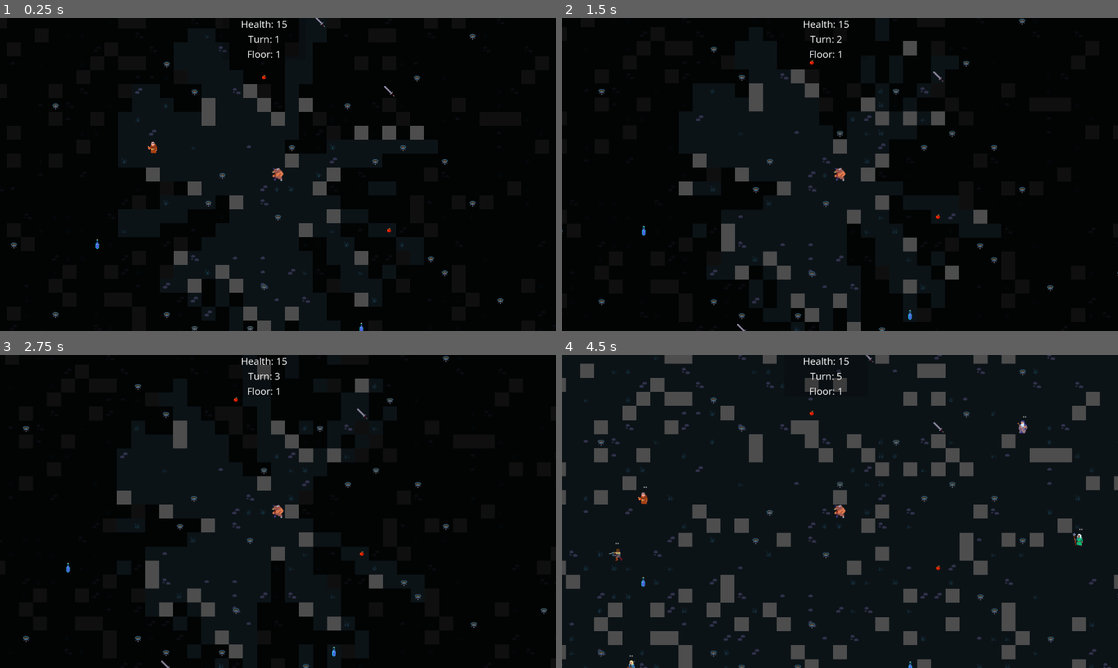
Above: before the commit, frames 1-4 (two rows, left to right).
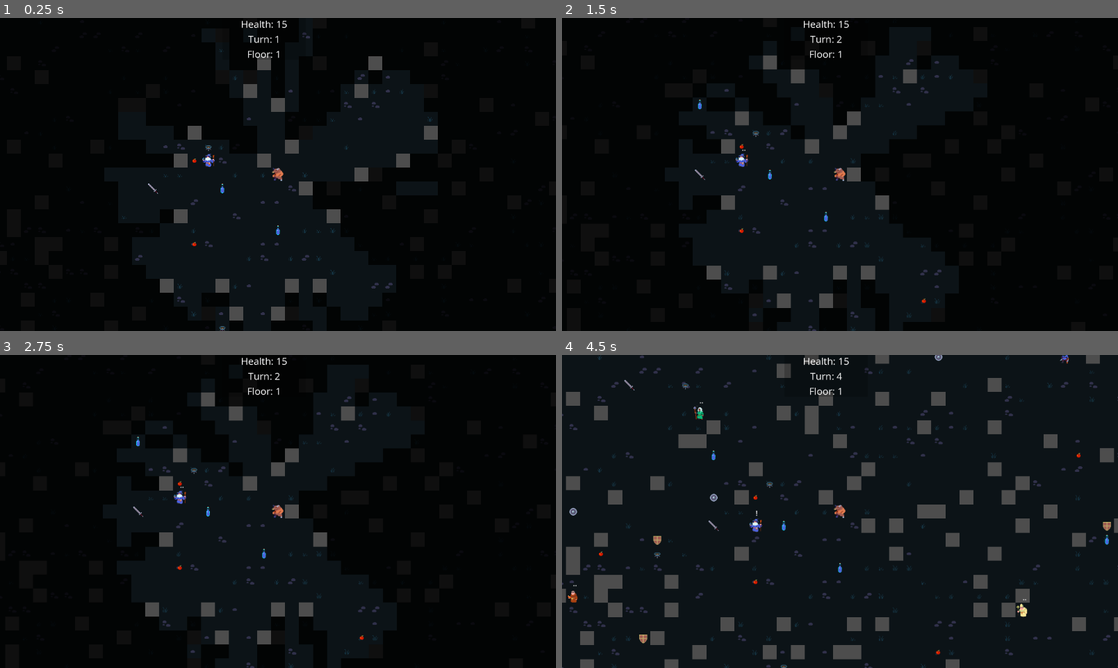
Above: after the commit, the same moments.

Repository: langel/ipsylial
Game: Godot game, scene res://scenes/game.tscn
Same seed, same stepped clock (60 frames per second), same inputs: the game is played once before the commit and once after it. This scene is started directly instead of the project's main scene.
Inputs (mouse positions are in pixels of both pictures, inside the frame that each line leads up to):
- Up to frame 1 (0.25 s): no input
- Up to frame 2 (1.5 s): tap Enter at 0.5 s; move the mouse to (962, 158) at 0.52 s; hold D (move_right) 0.53-1.28 s; tap Space (space) at 0.6, 1.25 s; move the mouse to (728, 190) at 1.27 s; hold S (move_down) from 1.28 s (still down); tap Mouse wheel up (zoom_in) at 1.35 s
- Up to frame 3 (2.75 s): tap Enter at 2 s; move the mouse to (333, 442) at 2.02 s; release S (move_down) at 2.03 s; hold D (move_right) from 2.03 s (still down); tap Mouse wheel down (zoom_out) at 2.1 s
- Up to frame 4 (4.5 s): tap Space (space) at 2.75, 2.85 s; move the mouse to (812, 574) at 2.77 s; release D (move_right) at 2.78 s; hold W (move_up) 2.78-3.53 s; tap Enter at 3.5 s; move the mouse to (1006, 558) at 3.52 s; hold A (move_left) from 3.53 s (still down); tap Mouse wheel up (zoom_in) at 3.6 s; tap Escape (escape) at 4.15 s; move the mouse to (673, 464) at 4.27 s; tap Mouse wheel down (zoom_out) at 4.35 s

The runs differ from the first frame. In frame 1, 5.9% of the frame differs, in the area x 1-91%, y 0-100%; in frame 2, 6.1%; in frame 3, 5.1%; in frame 4, 19%, in the area x 0-100%, y 0-100%.

Commit message:
items moar

Diff:
--- a/assets/tile_sets/animated_items.tres
+++ b/assets/tile_sets/animated_items.tres
@@ -51,6 +51,18 @@
 [sub_resource type="AtlasTexture" id="AtlasTexture_mwj2j"]
 atlas = ExtResource("1_upmj6")
 region = Rect2(96, 800, 32, 32)
+
+[sub_resource type="AtlasTexture" id="AtlasTexture_tskqd"]
+atlas = ExtResource("1_upmj6")
+region = Rect2(0, 352, 32, 32)
+
+[sub_resource type="AtlasTexture" id="AtlasTexture_o3shx"]
+atlas = ExtResource("1_upmj6")
+region = Rect2(64, 352, 32, 32)
+
+[sub_resource type="AtlasTexture" id="AtlasTexture_2qg4y"]
+atlas = ExtResource("1_upmj6")
+region = Rect2(192, 352, 32, 32)
 
 [sub_resource type="AtlasTexture" id="AtlasTexture_rwgab"]
 atlas = ExtResource("1_upmj6")
@@ -131,6 +143,30 @@
 }, {
 "frames": [{
 "duration": 1.0,
+"texture": SubResource("AtlasTexture_tskqd")
+}],
+"loop": true,
+"name": &"shield_1",
+"speed": 5.0
+}, {
+"frames": [{
+"duration": 1.0,
+"texture": SubResource("AtlasTexture_o3shx")
+}],
+"loop": true,
+"name": &"shield_2",
+"speed": 5.0
+}, {
+"frames": [{
+"duration": 1.0,
+"texture": SubResource("AtlasTexture_2qg4y")
+}],
+"loop": true,
+"name": &"shield_3",
+"speed": 5.0
+}, {
+"frames": [{
+"duration": 1.0,
 "texture": SubResource("AtlasTexture_rwgab")
 }],
 "loop": true,
--- a/scenes/game.gd
+++ b/scenes/game.gd
@@ -26,10 +26,18 @@
 	# Bind update_zoom event from Camera2D
 	$Camera2D.connect("update_zoom", Callable(self, "_on_update_zoom"))
 	GameState.connect("player_damaged", Callable(self, "_on_player_damaged"))
+	GameState.connect("new_item", Callable(self, "_on_new_item"))
 
 	$Camera2D._on_player_moved(GameState.player_position)
 
 	update_los()
+
+func _on_new_item(item: Item):
+	var item_instance = ITEM_SCENE.instantiate()
+	item_instance.position = item.grid_position * GameState.TILE_SIZE
+	set_item_animation(item_instance, item.type)  # Assign animation
+	entity_layer.add_child(item_instance)
+	item.scene = item_instance
 
 func _on_player_damaged(damage: int):
 	spawn_floating_text("-"+str(damage),Color.CRIMSON,player.position)
@@ -87,6 +95,10 @@
 			return item
 	return null
 
+func heal_player(heal_amount):
+	GameState.hp += heal_amount
+	GameState.hp = GameState.max_hp if GameState.hp > GameState.max_hp else GameState.hp
+
 func handle_item_trigger(item: Item):
 	"""Handles player interaction with an item."""
 
@@ -98,7 +110,7 @@
 	elif item.type == Item.ItemType.APPLE:
 		# Heal player and remove the item
 		var heal_amount = GameState.rng_next_int() % 6 + 3  # Random number between 3-8
-		GameState.hp += heal_amount
+		heal_player(heal_amount)
 
 		# Remove the apple from the game
 		remove_item_from_game(item)
@@ -119,6 +131,31 @@
 		# Remove sword from game
 		remove_item_from_game(item)
 		spawn_floating_text("+1 DMG", Color(0, 0.5, 1), item.scene.position)  # Blue floating text
+
+	elif item.type == Item.ItemType.SHIELD_1:
+		# Increase player damage
+		GameState.max_hp += 2
+		GameState.hp += 2
+
+		# Remove sword from game
+		remove_item_from_game(item)
+		spawn_floating_text("+2 MAX HP", Color(0, 0.5, 1), item.scene.position)  # Blue floating text
+	elif item.type == Item.ItemType.SHIELD_2:
+		# Increase player damage
+		GameState.max_hp += 5
+		GameState.hp += 5
+
+		# Remove sword from game
+		remove_item_from_game(item)
+		spawn_floating_text("+5 MAX HP", Color(0, 0.5, 1), item.scene.position)  # Blue floating text
+	elif item.type == Item.ItemType.SHIELD_3:
+		# Increase player damage
+		GameState.max_hp += 10
+		GameState.hp += 10
+
+		# Remove sword from game
+		remove_item_from_game(item)
+		spawn_floating_text("+10 MAX HP", Color(0, 0.5, 1), item.scene.position)  # Blue floating text
 
 func spawn_floating_text(text: String, color: Color, position: Vector2):
 	"""Spawns floating text above the given position, animates it upwards, and fades it out."""
@@ -133,9 +170,6 @@
 	label.position = position - Vector2(0, 16)  # Offset upwards
 	entity_layer.add_child(label)  # Add to entity layer
 
-	# Debug print
-	print("Floating text spawned at:", label.position, "Text:", text)
-
 	# Animate text movement and fade-out
 	var tween = create_tween()
 	tween.tween_property(label, "position", label.position + Vector2(0, -18), 1.2).set_trans(Tween.TRANS_LINEAR)
@@ -224,8 +258,28 @@
 
 			# Remove sword from the game
 			remove_item_from_game(item)
-		_:
-			print("Unhandled item for baddy:", item.type)
+		Item.ItemType.SHIELD_1:
+			# Baddy gets stronger!
+			baddy.hp += 2
+			spawn_floating_text("+2 HP", Color.GOLD, baddy.scene.position)
+
+			# Remove sword from the game
+			remove_item_from_game(item)
+		Item.ItemType.SHIELD_2:
+			# Baddy gets stronger!
+			baddy.hp += 4
+			spawn_floating_text("+4 HP", Color.GOLD, baddy.scene.position)
+
+			# Remove sword from the game
+			remove_item_from_game(item)
+		Item.ItemType.SHIELD_3:
+			# Baddy gets stronger!
+			baddy.hp += 7
+			spawn_floating_text("+7 HP", Color.GOLD, baddy.scene.position)
+
+			# Remove sword from the game
+			remove_item_from_game(item)
+
 
 
 
@@ -321,6 +375,9 @@
 		for baddy in GameState.baddies:
 			if baddy.scene != null:
 				baddy.scene.visible = true
+		for item in GameState.items:
+			if item.scene != null:
+				item.scene.visible = true
 		return
 
 	fog_layer.visible = true  # Ensure fog layer is visible
@@ -354,6 +411,15 @@
 		else:
 			# Cull baddies outside the camera view
 			baddy.scene.visible = false
+	for item in GameState.items:
+		if item.scene == null:
+			continue
+		if camera_rect.has_point(item.scene.position):
+			# Baddies should only be visible if they're inside LOS
+			item.scene.visible = item.grid_position in visible_tiles
+		else:
+			# Cull baddies outside the camera view
+			item.scene.visible = false
 
 
 
--- a/scripts/game_state.gd
+++ b/scripts/game_state.gd
@@ -3,6 +3,7 @@
 signal player_moved(new_position: Vector2i)
 signal turn_ended
 signal player_damaged(damage: int)
+signal new_item(item: Item)
 
 const DEFAULT_RNG_POS = 0x13371ee7
 const TILE_SIZE: int = 32
@@ -10,6 +11,7 @@
 var disable_fog = false
 
 var hp = 15
+var max_hp = 15
 var player_position: Vector2 = Vector2(0, 0)
 var player_damage = 1
 var player_los = 12
@@ -76,41 +78,60 @@
 func new_items():
 	var items: Array[Item] = []
 	var num_items = 5+(map.width*map.height)/36
-	var item_distribution = {Item.ItemType.BRAZIER_OFF: 50, Item.ItemType.APPLE: 10, Item.ItemType.POTION_BLUE: 5, Item.ItemType.SWORD:5}
+	var item_distribution = {Item.ItemType.BRAZIER_OFF: 10, Item.ItemType.APPLE: 10, Item.ItemType.POTION_BLUE: 5, Item.ItemType.SWORD:5, Item.ItemType.SHIELD_1: 5, Item.ItemType.SHIELD_2: 3, Item.ItemType.SHIELD_3: 1}
 	var distribution_sum = 0
 	for item_type in item_distribution.keys():
 		distribution_sum += item_distribution[item_type]
 	for i in range(0,num_items):
 		var pos = Vector2(rng_next_int()%map.width,rng_next_int()%map.height)
 		if player_can_move_here(pos):
-			var item = Item.new()
+			var item = roll_item(item_distribution)
 			item.grid_position=pos
-
-			item.type = Item.ItemType.BRAZIER_OFF if rng_next_int()%4 < 3 else Item.ItemType.APPLE
-			var item_roll = GameState.rng_next_int()%distribution_sum
-			var roll_sum = 0
-			for item_type in item_distribution.keys():
-				roll_sum += item_distribution[item_type]
-				if item_roll < roll_sum:
-					item.type = item_type
-					break
-			match item.type:
-				Item.ItemType.BRAZIER_OFF:
-					pass
-				Item.ItemType.APPLE:
-					pass
-				Item.ItemType.POTION_BLUE:
-					pass
-				Item.ItemType.SWORD:
-					item.for_baddies = true
-					pass
 			items.append(item)
 	return items
+
+func roll_item(item_distribution):
+	var distribution_sum = 0
+	var item = Item.new()
+	for item_type in item_distribution.keys():
+		distribution_sum += item_distribution[item_type]
+	var item_roll = GameState.rng_next_int()%distribution_sum
+	var roll_sum = 0
+	for item_type in item_distribution.keys():
+		roll_sum += item_distribution[item_type]
+		if item_roll < roll_sum:
+			item.type = item_type
+			break
+	match item.type:
+		Item.ItemType.BRAZIER_OFF:
+			pass
+		Item.ItemType.APPLE:
+			pass
+		Item.ItemType.POTION_BLUE:
+			pass
+		Item.ItemType.SWORD:
+			item.for_baddies = true
+			pass
+		Item.ItemType.SHIELD_1:
+			item.for_baddies = true
+			pass
+		Item.ItemType.SHIELD_2:
+			item.for_baddies = true
+			pass
+	return item
 
 func _on_baddy_died(baddy: Baddy):
 	""" Removes a dead baddy from the baddies list. """
 	if baddy in baddies:
 		baddies.erase(baddy)
+
+	#roll for a drop
+	if GameState.rng_next_int()%4 >= 0:
+		var item = Item.new()
+		item.grid_position = baddy.grid_position
+		item.type = Item.ItemType.APPLE if GameState.rng_next_int()%2 > 0 else Item.ItemType.POTION_BLUE if GameState.rng_next_int()%2 > 0 else Item.ItemType.SWORD
+		items.append(item)
+		emit_signal("new_item",item)
 
 
 func rng_next_int() -> int:
--- a/scripts/item.gd
+++ b/scripts/item.gd
@@ -7,7 +7,7 @@
 var for_baddies: bool = false
 var scene = null
 
-enum ItemType { STONE, BEER, DUCK_FOOD, APPLE, BRAZIER_OFF, BRAZIER_ON, POTION_BLUE, SWORD }
+enum ItemType { STONE, BEER, DUCK_FOOD, APPLE, BRAZIER_OFF, BRAZIER_ON, POTION_BLUE, SWORD, SHIELD_1, SHIELD_2, SHIELD_3 }
 var type: ItemType = ItemType.STONE  # Default type
 
 # Called when the node enters the scene tree for the first time.
Not shown: 1 places in assets/tile_sets/animated_items.tres that only renumber resources
